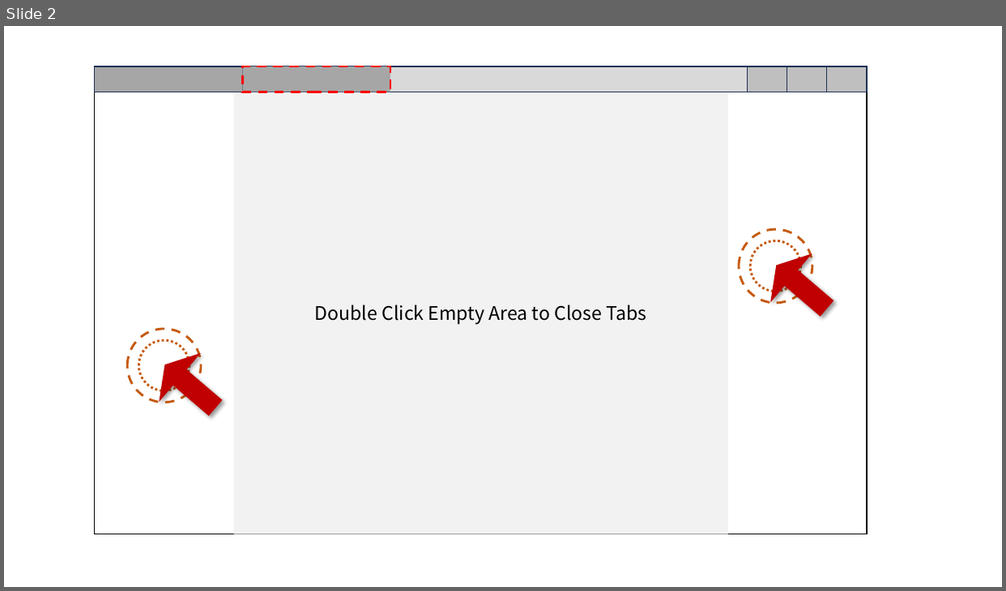
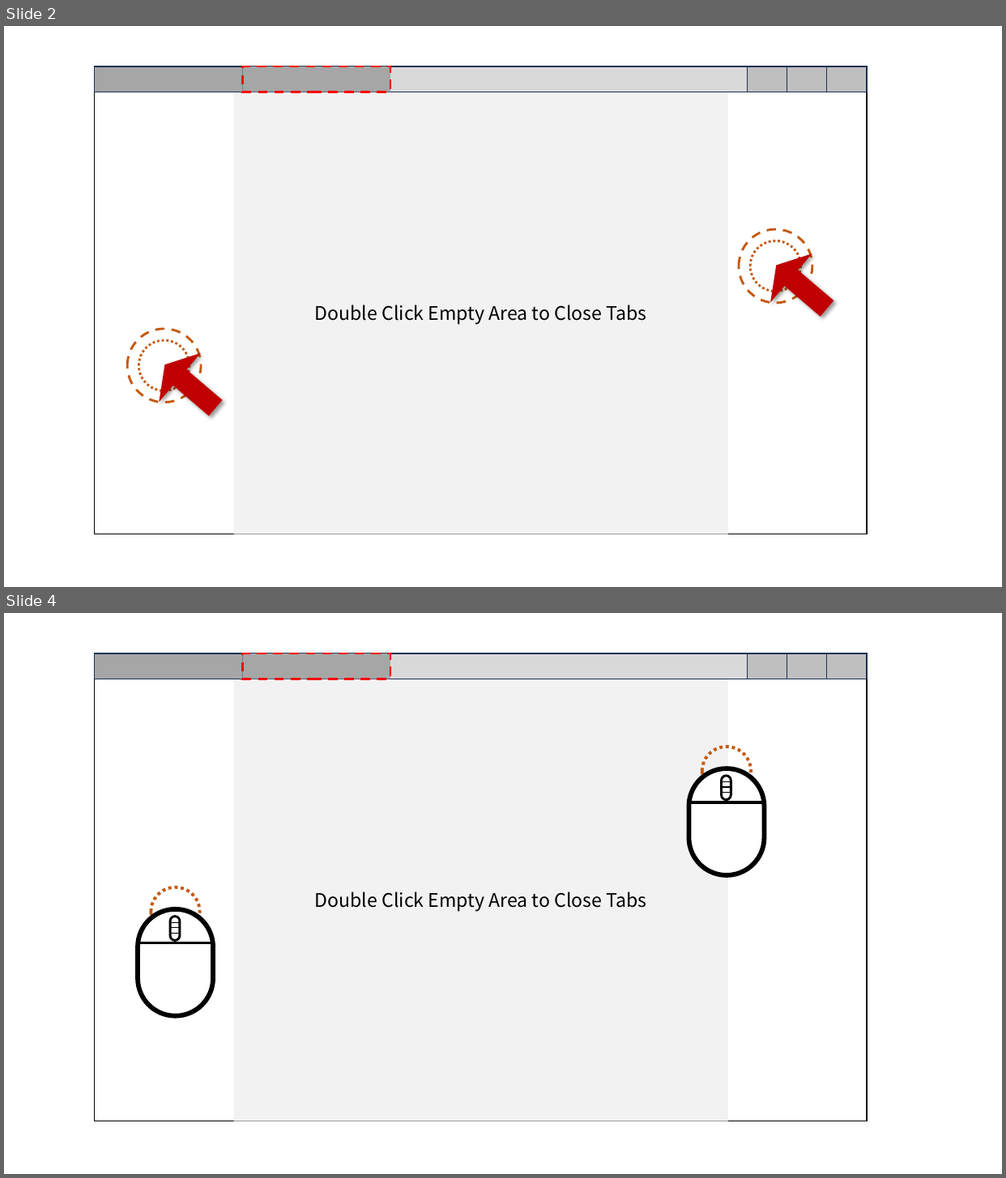
Before and after one commit to sunshaoce/NoFiveBucks, a slide deck: design.pptx. Shown one above the other, each under a label of ours: slide 2 before the commit, slides 2 and 4 after it; the slides between them are not shown. The pictures are 1006x591 and 1006x1178 pixels, drawn with LibreOffice and Linux fonts; fonts in the diff are those of the drawing. Boxes give left, top, right and bottom in pixels: in the first picture for what was removed or moved away, otherwise in the second. Text is boxed around its words. In the diff, an @@ line names an element or a change of style, - is before the commit and + after.

```diff
--- a/design.pptx
+++ b/design.pptx
@@ slide 4 added at (4, 613, 1002, 1174), background #FFFFFF @@
@@ group added at (95, 653, 867, 1122): 8 rectangles, 8 lines, 4 rounded rectangles, 2 ellipses @@
+Double Click Empty Area to Close Tabs
```
Also in this commit, not shown: 1 other slide added, 1 other file.
